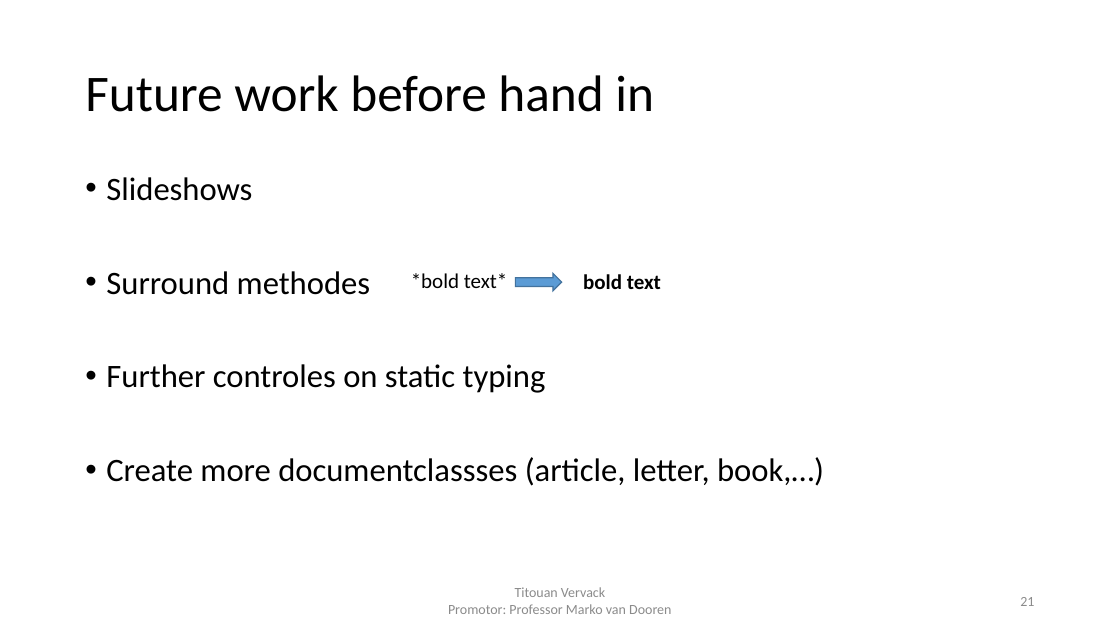
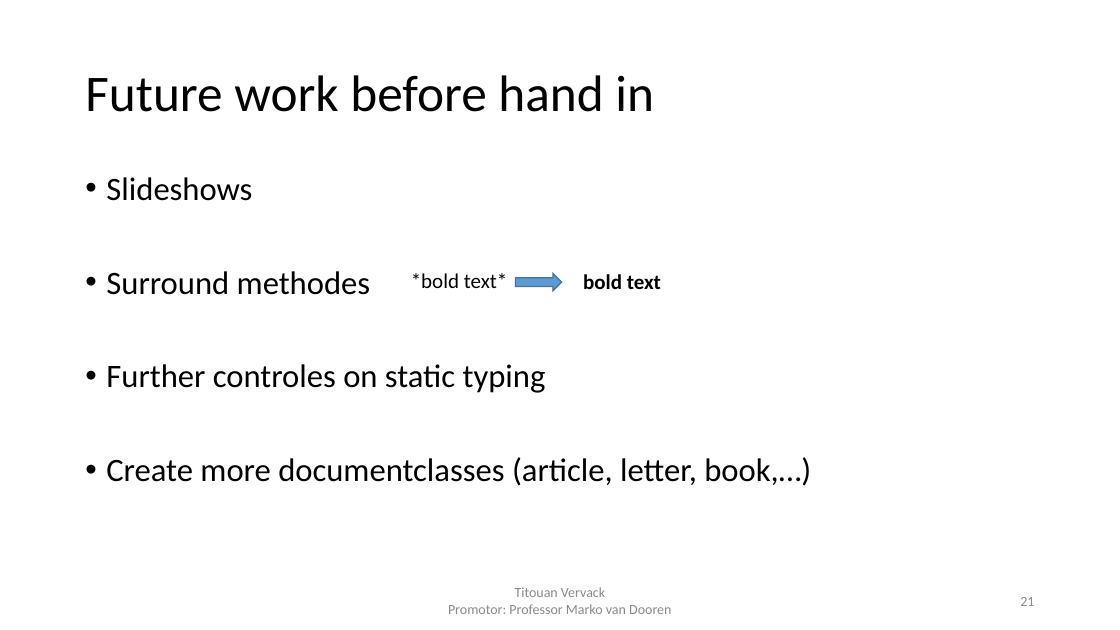
Before and after one commit to FlashYoshi/neio, a slide deck: slide 21 of presentation/Intermediate Presentation.pptx. Drawn at 1120x630 pixels with LibreOffice and Linux fonts; fonts in the diff are those of the drawing. Boxes give left, top, right and bottom in pixels: in the first picture for what was removed or moved away, otherwise in the second. Text is boxed around its words. In the diff, an @@ line names an element or a change of style, - is before the commit and + after.

```diff
--- a/presentation/Intermediate Presentation.pptx
+++ b/presentation/Intermediate Presentation.pptx
@@ text at (106, 457, 811, 486): text changed @@
-• Create more documentclassses (article, letter, book,…)
+• Create more documentclasses (article, letter, book,…)
```
Also in this commit, not shown: 1 other file.
